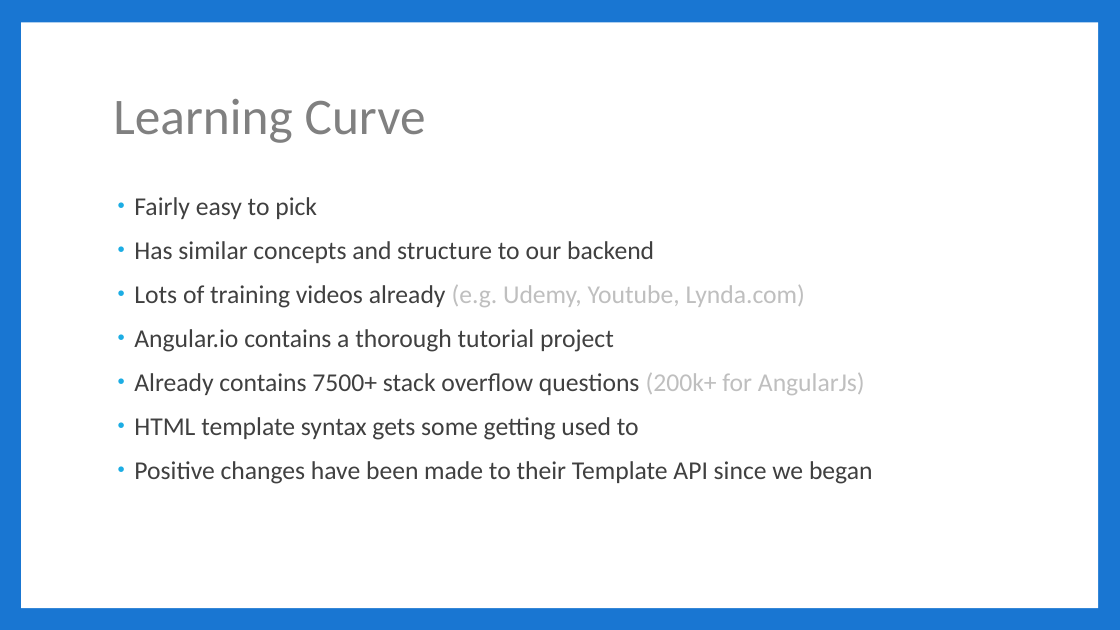
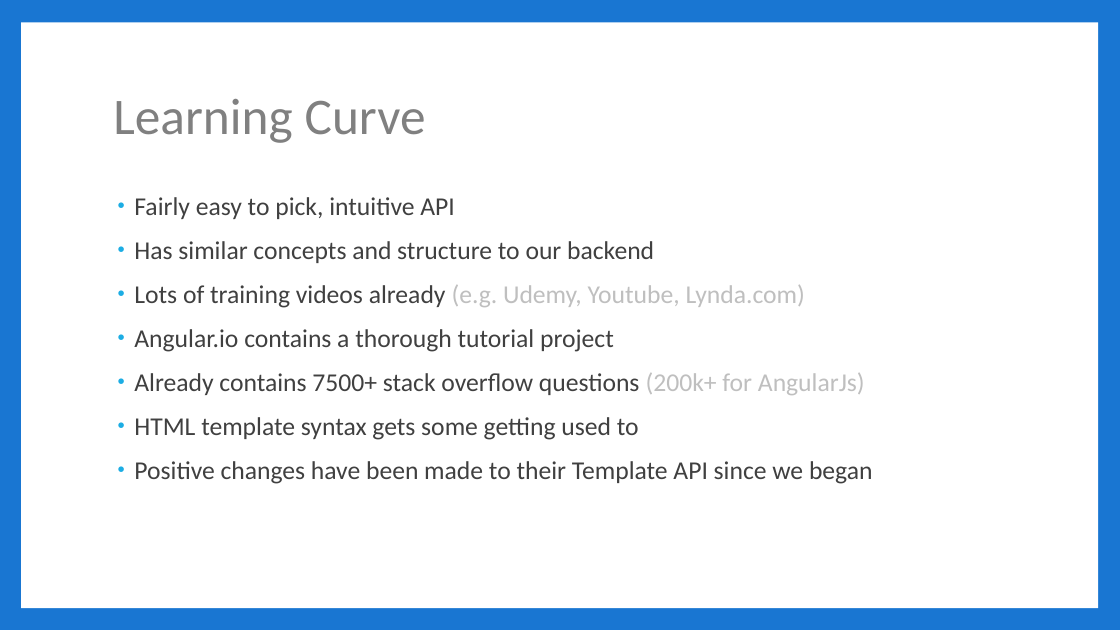
Before and after one commit to jbicks/angular2-demo, a slide deck: slide 7 of Angular2.pptx. Drawn at 1120x630 pixels with LibreOffice and Linux fonts; fonts in the diff are those of the drawing. Boxes give left, top, right and bottom in pixels: in the first picture for what was removed or moved away, otherwise in the second. Text is boxed around its words. In the diff, an @@ line names an element or a change of style, - is before the commit and + after.

```diff
--- a/Angular2.pptx
+++ b/Angular2.pptx
@@ text at <box>134,197,454,219</box>: text changed @@
-• Fairly easy to pick
+• Fairly easy to pick, intuitive API
```
Also in this commit, not shown: 7 other slides changed, 2 slides added, 2 other files.
